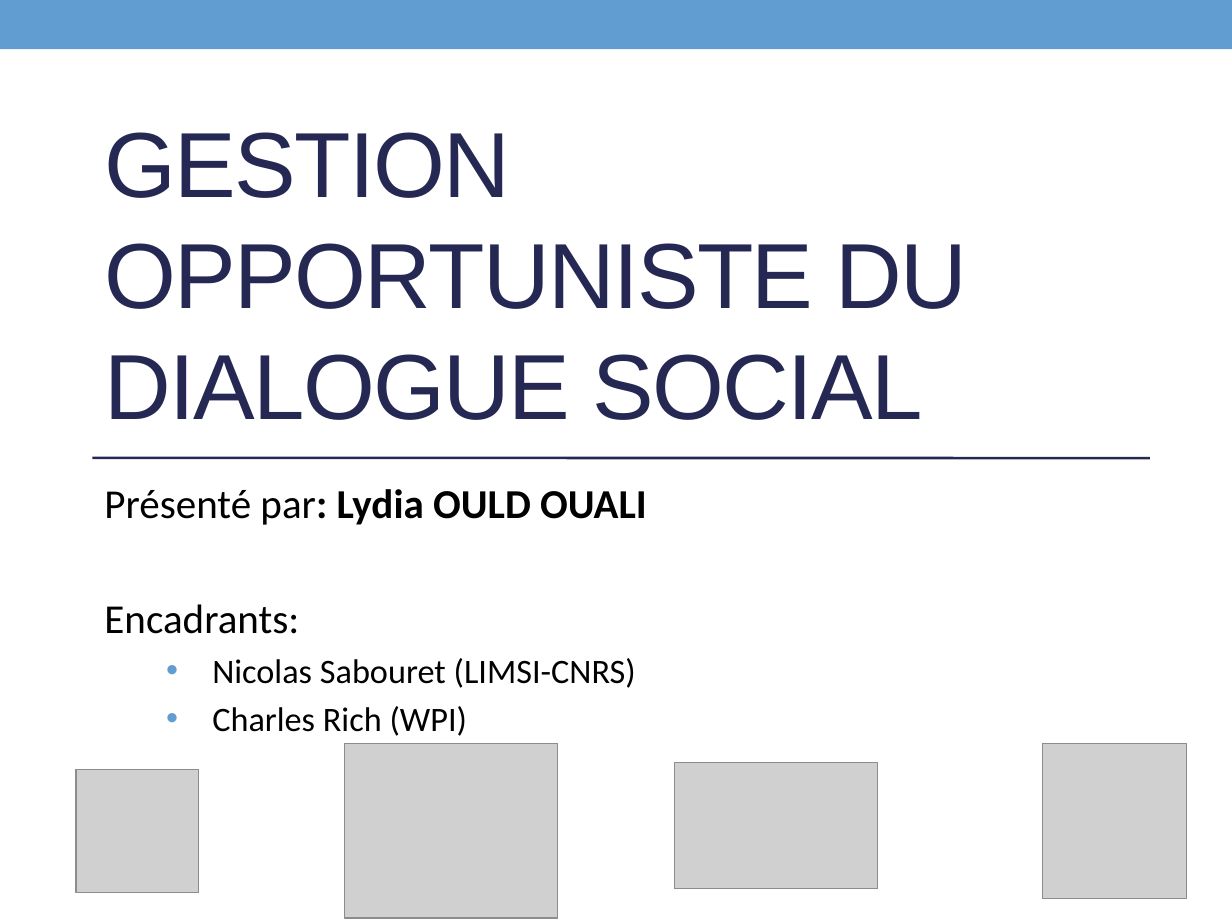
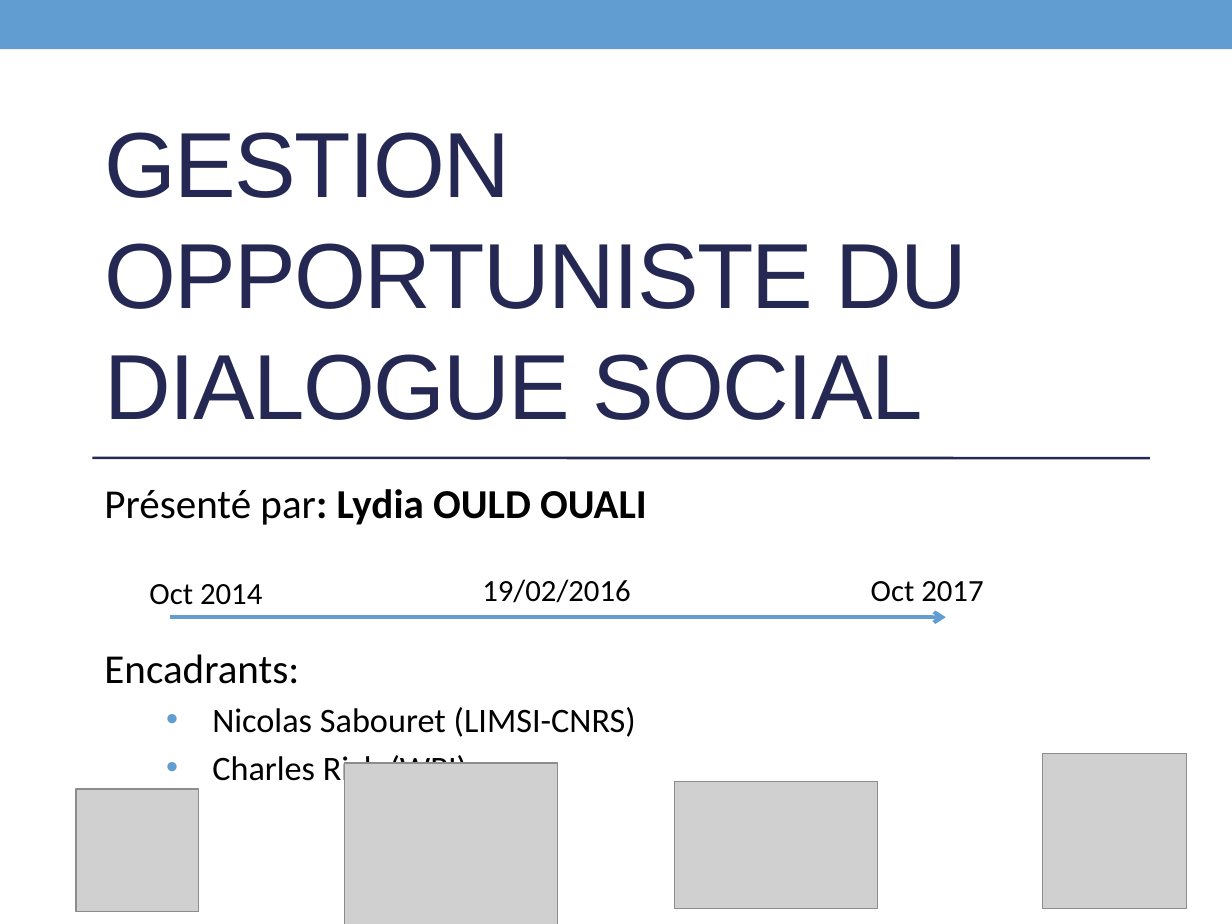
Before and after one commit to Olydia/Discolog, a slide deck: slide 1 of papers/Presentations/CPU_Presentation.pptx. Drawn at 1232x924 pixels with LibreOffice and Linux fonts; fonts in the diff are those of the drawing; grey boxes stand for pictures. Boxes give left, top, right and bottom in pixels: in the first picture for what was removed or moved away, otherwise in the second. Text is boxed around its words. In the diff, an @@ line names an element or a change of style, - is before the commit and + after.

```diff
--- a/papers/Presentations/CPU_Presentation.pptx
+++ b/papers/Presentations/CPU_Presentation.pptx
@@ text added at box(149, 584, 262, 605), 18 pt, text #000000 @@
+Oct 2014
@@ text added at box(482, 579, 630, 603), 18 pt, text #000000 @@
+19/02/2016
@@ text added at box(871, 581, 983, 602), 18 pt, text #000000 @@
+Oct 2017
@@ arrow added from (170, 617) to (946, 617), #629DD1 2.25 pt @@
@@ subtitle at box(104, 654, 299, 684): line spacing 1 to 1.5 @@
@@ picture: place and size @@
-picture at box(1042, 744, 1185, 899)
+picture at box(1042, 754, 1185, 909)
@@ 3 pictures: place and size @@
-3 pictures at box(76, 744, 877, 918)
+3 pictures at box(76, 763, 877, 924)
```
Also in this commit, not shown: 14 other slides changed, 1 slide removed.
